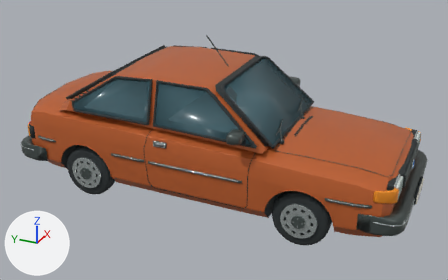
Before and after pictures for a commit that changed the Blender file source_blender/Vovlo_434.blend.
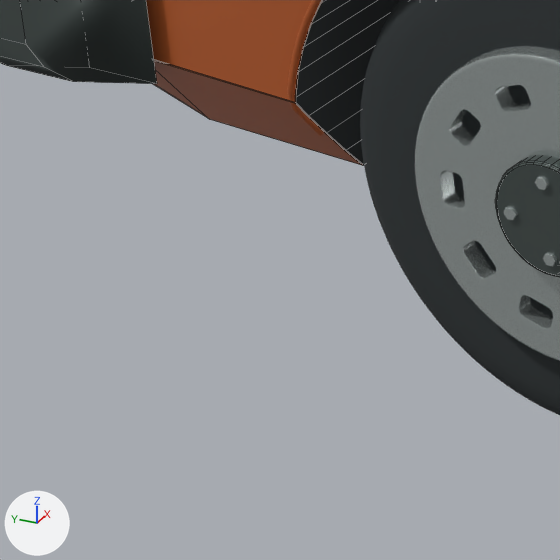
Each version is shown whole from a camera (50 mm lens) standing at (-5.71, -2.65, 3.45) and looking at (-0.07, -0.11, 0.63), then close up on the part from 7% to 19% of the width and 55% to 74% of the height. The lights are fixed; the arrows at lower left show +X, +Y and +Z. The first two pictures are the older version. The close-ups show mesh edges as thin lines.

The scene before the commit, as lines of its bpy script (objects in view):
```python
ob_däck_med_slitbanespår_002 = bpy.data.objects.new('Däck med slitbanespår.002', me_däck_med_slitbanespår)
ob_däck_med_slitbanespår_002.parent = ob_vovlo_434
ob_däck_med_slitbanespår_002.location = (-0.699, 1.215, 0.287)
ob_rolled_wheel_arch_lip_001 = bpy.data.objects.new('Rolled wheel arch lip.001', cu_rolled_wheel_arch_lip_001)
ob_rolled_wheel_arch_lip_001.parent = ob_vovlo_434
ob_rolled_wheel_arch_lip_001.location = (0.0, 0.0, 0.0)
ob_wraparound_bumper_001 = bpy.data.objects.new('Wraparound bumper.001', me_wraparound_bumper_001)
ob_wraparound_bumper_001.parent = ob_vovlo_434
ob_wraparound_bumper_001.location = (0.0, 0.0, 0.0)
# also in view: 'Wheel hub cap.001' at (-0.81, 1.22, 0.29); 'Pressed steel body' at (0.0, -0.01, 0.61); 'Pressed steel wheel rim.001' at (-0.79, 1.22, 0.29)
```
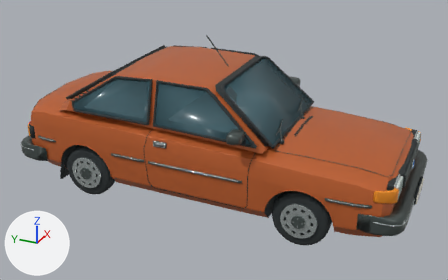
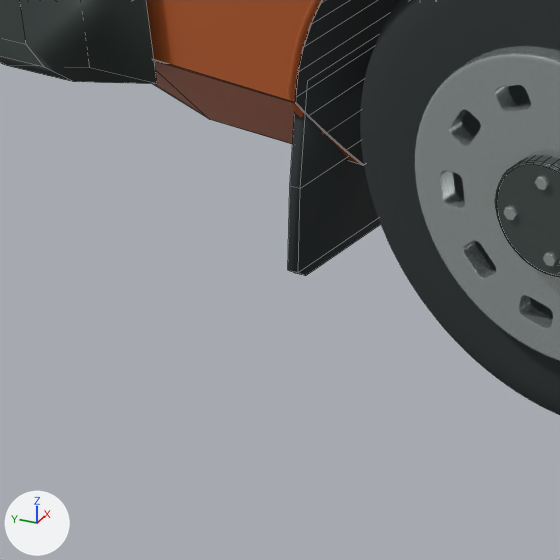
What differs and where, as boxes [x1, y1, x2, y2] in the close-ups (560 x 560 px):
'Rear rubber mud flap', added: after [288, 40, 381, 276]

Diff of the bpy script that builds the scene:
```diff
--- a/source_blender/Vovlo_434.blend.py
+++ b/source_blender/Vovlo_434.blend.py
@@ me_rear_rubber_mud_flap @@
+me_rear_rubber_mud_flap.from_pydata([(-0.614, 1.591, 0.112), (-0.772, 1.591, 0.112), (-0.772, 1.605, 0.112), (-0.614, 1.605, 0.112), (-0.597, 1.586, 0.125), (-0.789, 1.586, 0.125), (-0.789, 1.6, 0.125), (-0.597, 1.6, 0.125), (-0.588, 1.564, 0.235), (-0.795, 1.564, 0.235), (-0.795, 1.578, 0.235), (-0.588, 1.578, 0.235), (-0.582, 1.545, 0.364), (-0.785, 1.545, 0.364), (-0.785, 1.559, 0.364), (-0.582, 1.559, 0.364)], [], [(0, 4, 5, 1), (1, 5, 6, 2), (2, 6, 7, 3), (3, 7, 4, 0), (4, 8, 9, 5), (5, 9, 10, 6), (6, 10, 11, 7), (7, 11, 8, 4), (8, 12, 13, 9), (9, 13, 14, 10), (10, 14, 15, 11), (11, 15, 12, 8), (3, 0, 1, 2), (12, 15, 14, 13)])
+me_rear_rubber_mud_flap.polygons.foreach_set('use_smooth', [True] * 14)
+me_rear_rubber_mud_flap.materials.append(mat_tire_rubber)  # dark grey #2c3234
@@ ob_rear_rubber_mud_flap @@
+ob_rear_rubber_mud_flap = bpy.data.objects.new('Rear rubber mud flap', me_rear_rubber_mud_flap)
+ob_rear_rubber_mud_flap.parent = ob_vovlo_434
+ob_rear_rubber_mud_flap.location = (0.0, 0.0, 0.0)
```
